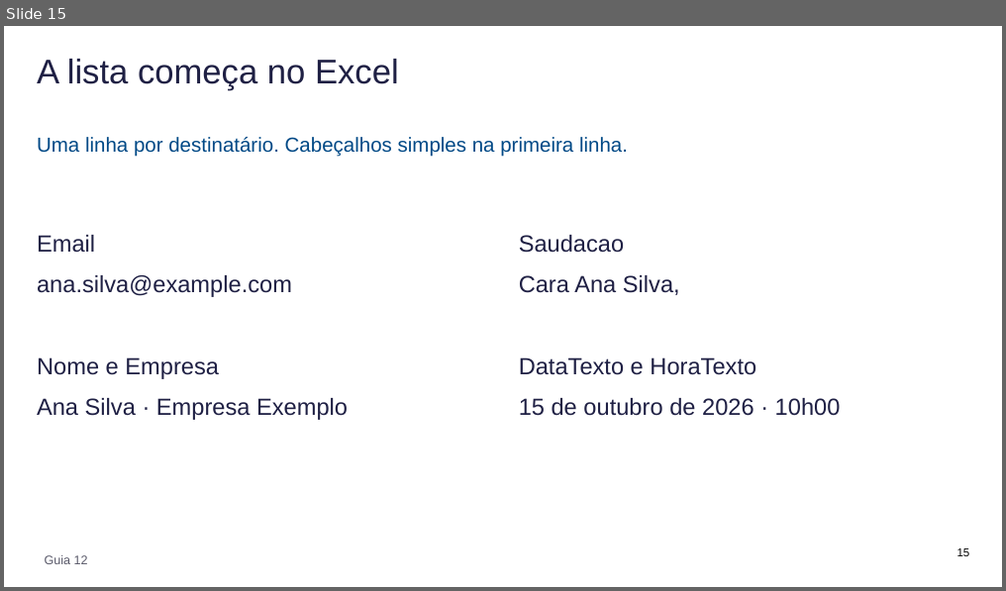
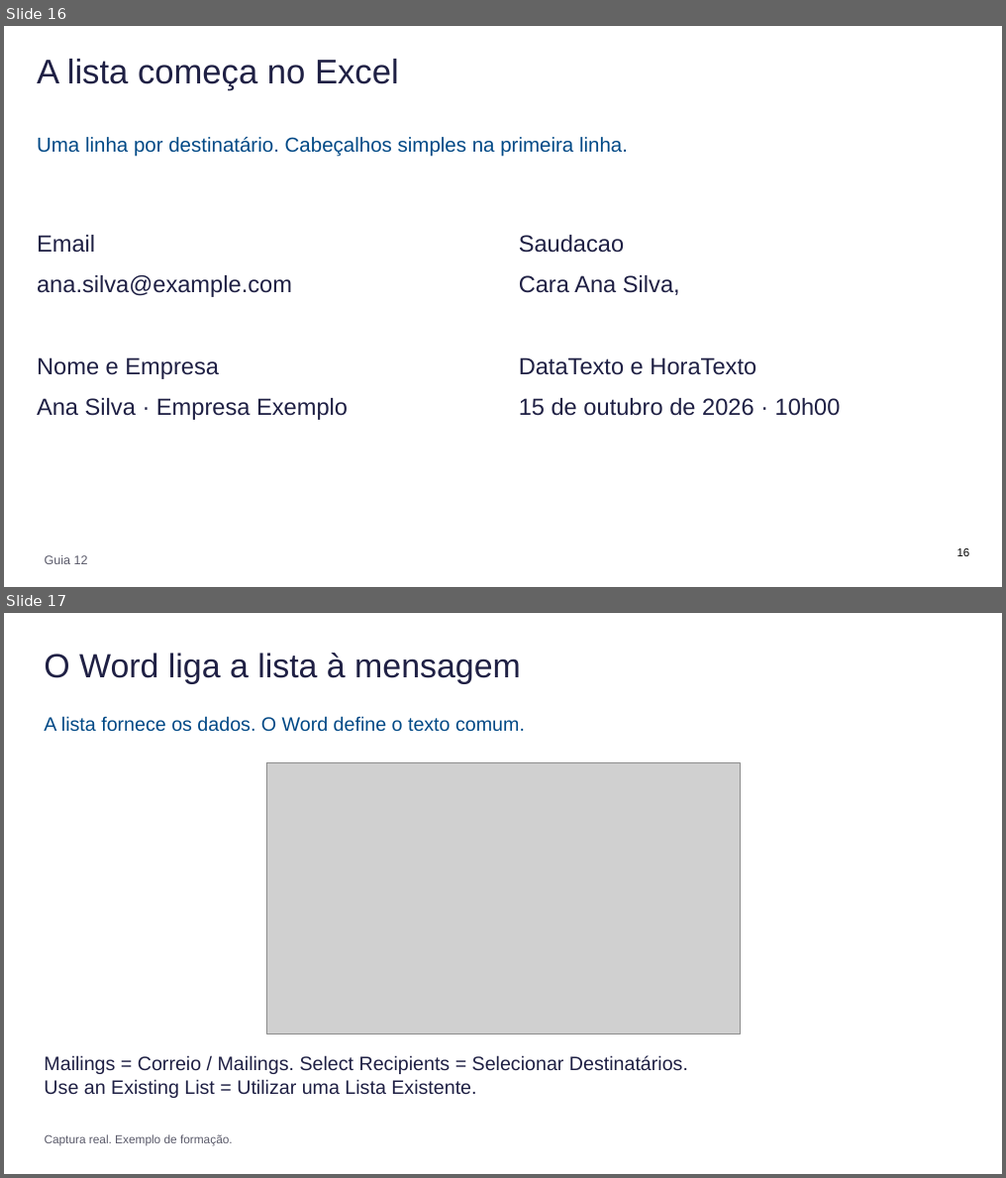
Before and after one commit to mpspmf/AIP-Tuturials, a slide deck: ASTRA/AIP_Apresentacao.pptx. Shown one above the other, each under a label of ours: slide 15 before the commit, slides 16 and 17 after it. The pictures are 1006x591 and 1006x1178 pixels, drawn with LibreOffice and Linux fonts; fonts in the diff are those of the drawing; grey boxes stand for pictures. Boxes give left, top, right and bottom in pixels: in the first picture for what was removed or moved away, otherwise in the second. Text is boxed around its words. In the diff, an @@ line names an element or a change of style, - is before the commit and + after.

```diff
--- a/ASTRA/AIP_Apresentacao.pptx
+++ b/ASTRA/AIP_Apresentacao.pptx
@@ slide 17 added at [4,613,1002,1174], background #FFFFFF @@
@@ text added at [44,653,521,684], 32.2 pt, text #1F2044 @@
+O Word liga a lista à mensagem
@@ text added at [44,716,525,732], 18.8 pt, text #004986 @@
+A lista fornece os dados. O Word define o texto comum.
@@ picture added at [266,762,740,1034] @@
@@ text added at [44,1056,688,1098], 18.8 pt, text #1F2044 @@
+Mailings = Correio / Mailings. Select Recipients = Selecionar Destinatários.
+Use an Existing List = Utilizar uma Lista Existente.
@@ text added at [45,1135,233,1147], 11.2 pt, text #5A5A6A @@
+Captura real. Exemplo de formação.
@@ what was slide 15 is now slide 16 @@
```
Also in this commit, not shown: 1 slide changed, 12 other slides added, 8 slides removed, 6 other files.
